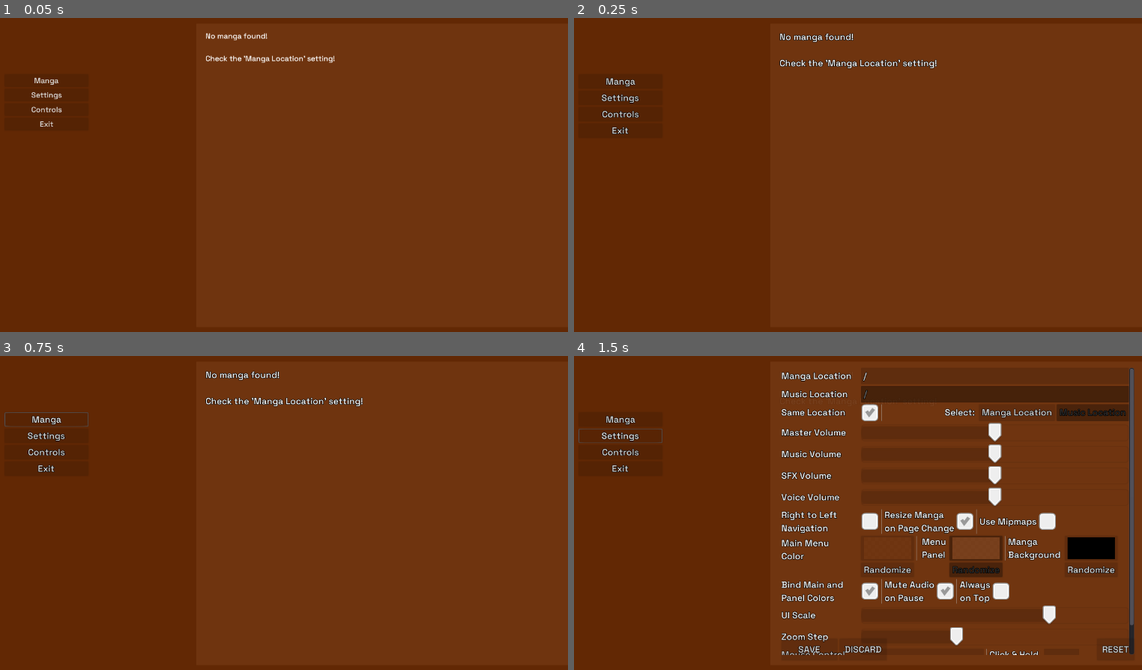
Above: before the commit, frames 1-4 (two rows, left to right).
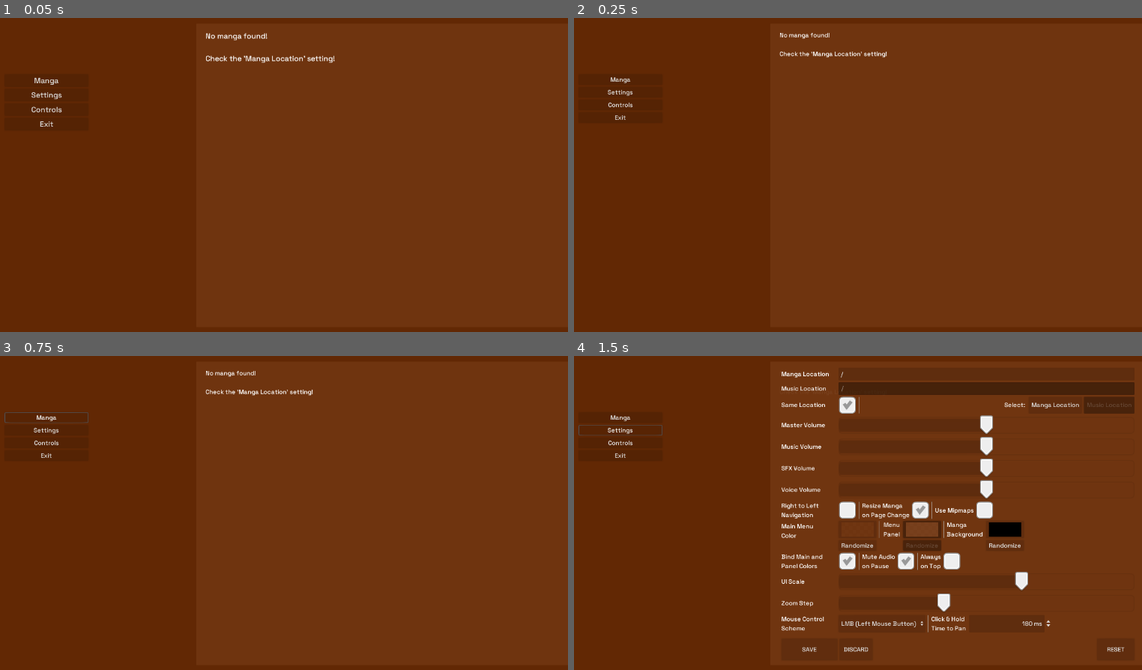
Above: after the commit, the same moments.

Repository: MrPoblin/Sound-Manga-Reader-Godot
Game: Godot game, scene res://Scenes/UI/Main.tscn
Two runs of this game, one before a commit and one after it. Both use one fixed random seed, a clock stepped at 60 frames per second and the inputs below. The engine's default icon, where the game draws it, is replaced by a stand-in: a white triangle on a blue panel in a dark square.
Inputs:
- Up to frame 1 (0.05 s): no input
- Up to frame 2 (0.25 s): no input
- Up to frame 3 (0.75 s): click "Manga" at 0.5 s
- Up to frame 4 (1.5 s): click "Settings" at 1.25 s

Frame 1 is identical in both runs. In frame 2, 1.3% of the frame differs, in the area x 4-64%, y 4-37%; in frame 3, 1.4%; in frame 4, 15%, in the area x 0-99%, y 3-96%.

Commit message:
UI Scale fixed

Diff:
--- a/Scenes/UI/Settings.tscn
+++ b/Scenes/UI/Settings.tscn
@@ -418,7 +418,7 @@
 margin_bottom = 309.0
 mouse_default_cursor_shape = 10
 size_flags_vertical = 1
-max_value = 70.0
+max_value = 80.0
 value = 50.0
 
 [node name="l_zoom" type="Label" parent="set/SettingScroll/SettingGrid"]
--- a/Scripts/UI/Main.gd
+++ b/Scripts/UI/Main.gd
@@ -53,7 +53,7 @@
 		if(wait):
 			yield(get_tree().create_timer(wait), "timeout")
 		isPaused = false
-		var newFont: int = int(sqrt(get_viewport_rect().size.y*get_viewport_rect().size.x)/scale)
+		var newFont: int = int(sqrt(get_viewport_rect().size.y*get_viewport_rect().size.x)/(120 - scale))
 		if(font.size != newFont):
 			font.size = newFont
 			font.outline_size = newFont/18
--- a/Scripts/UI/SettingGrid.gd
+++ b/Scripts/UI/SettingGrid.gd
@@ -76,7 +76,7 @@
 	Config.config.set_value("controls", "mipmaps", $OtherGrid/c_use_mipmaps.pressed)
 	Config.config.set_value("controls", "mouseScheme", $OtherGrid4/op_scheme.get_selected())
 	Config.config.set_value("controls", "onTop", $OtherGrid3/c_on_top.pressed)
-	Config.config.set_value("controls", "uiScale", 100 - $s_ui_scale.value)
+	Config.config.set_value("controls", "uiScale", $s_ui_scale.value)
 	Config.config.save("user://config.cfg")
 	update_values()
 	get_tree().reload_current_scene()
@@ -112,7 +112,7 @@
 var scaleChanged:bool = false
 func _on_s_ui_scale_value_changed(value):
 	var MainNode = get_tree().get_root().get_node("Main")
-	MainNode.setFont(0.1, 100 - value)
+	MainNode.setFont(0.15, value)
 	scaleChanged = true
 
 var isRunning:bool = false
